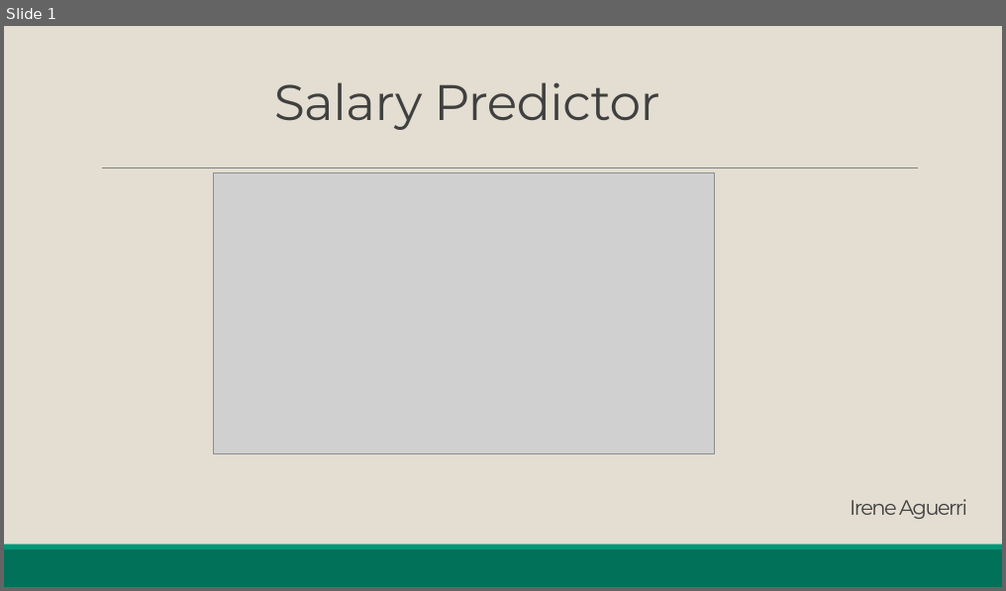
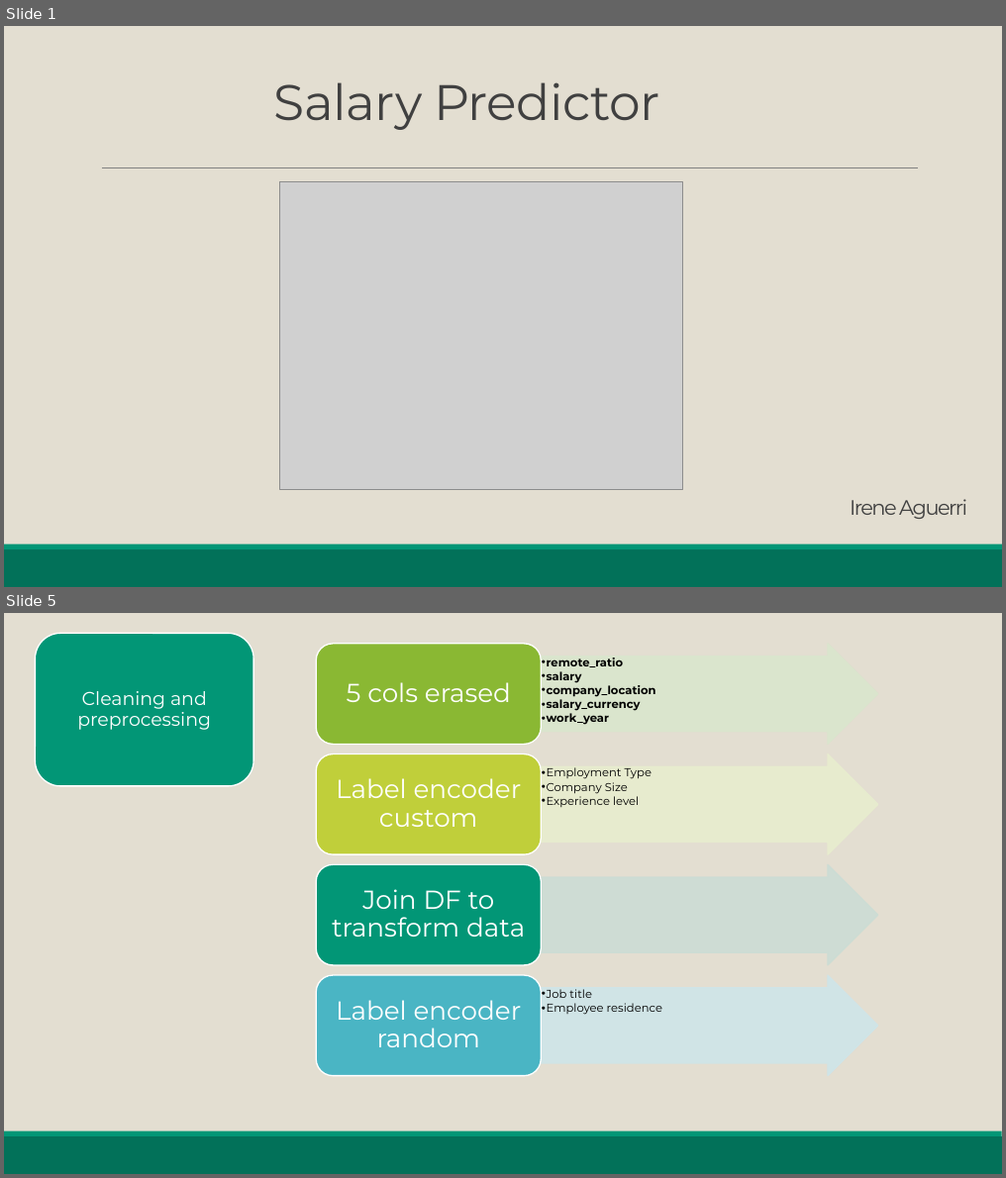
Before and after one commit to iaguerri/Kaggle-Data-Science-Predictor, a slide deck: Salary_Predictor.pptx. Shown one above the other, each under a label of ours: slide 1 before the commit, slides 1 and 5 after it; the slides between them are not shown. The pictures are 1006x591 and 1006x1178 pixels, drawn with LibreOffice and Linux fonts; fonts in the diff are those of the drawing; grey boxes stand for pictures. Boxes give left, top, right and bottom in pixels: in the first picture for what was removed or moved away, otherwise in the second. Text is boxed around its words. In the diff, an @@ line names an element or a change of style, - is before the commit and + after.

```diff
--- a/Salary_Predictor.pptx
+++ b/Salary_Predictor.pptx
@@ slide 5 added at <box>4,613,1002,1174</box>, background #E3DED1; not listed: 2 template elements that a slide beside it also shows @@
@@ rounded rectangle added at <box>35,633,253,786</box>, fill #029676, outline #FFFFFF 1.25 pt @@
@@ text added at <box>77,691,211,730</box>, 18 pt, text #FFFFFF @@
+Cleaning and preprocessing
@@ group added at <box>316,644,877,1075</box>: 7 texts, 4 right arrows, 4 rounded rectangles @@
+  • remote_ratio
+  • salary
+  • company_location
+  • salary_currency
+  • work_year
+5 cols erased
+  • Employment Type
+  • Company Size
+  • Experience level
+Label encoder custom
+Join DF to transform data
+  • Job title
+  • Employee residence
+Label encoder random
@@ slide 1 changed as well @@
@@ picture: place and size @@
-picture at <box>214,173,715,455</box>
+picture at <box>279,181,683,490</box>
```
Also in this commit, not shown: 6 other slides added, 1 slide removed, 7 other files.
